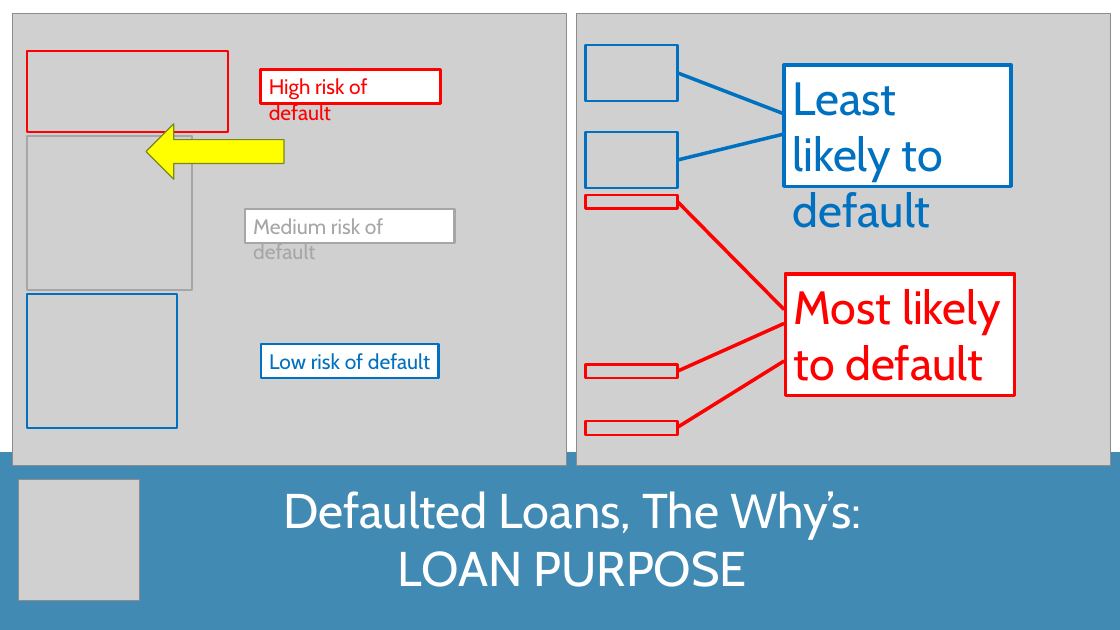
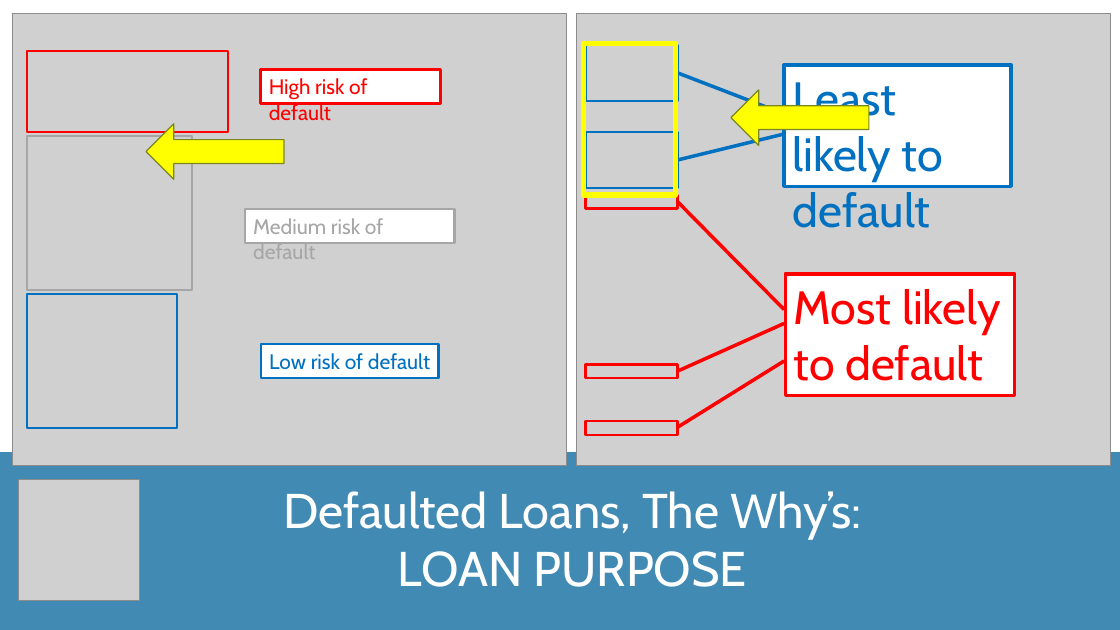
Before and after one commit to TomW49/final_proj_cc, a slide deck: slide 10 of documentation/loan_defaults_presentation.pptx. Drawn at 1120x630 pixels with LibreOffice and Linux fonts; fonts in the diff are those of the drawing; grey boxes stand for pictures. Boxes give left, top, right and bottom in pixels: in the first picture for what was removed or moved away, otherwise in the second. Text is boxed around its words. In the diff, an @@ line names an element or a change of style, - is before the commit and + after.

```diff
--- a/documentation/loan_defaults_presentation.pptx
+++ b/documentation/loan_defaults_presentation.pptx
@@ rectangle added at bbox=[583, 44, 675, 195], outline #FFFF00 4.5 pt @@
@@ right arrow added at bbox=[731, 90, 869, 145], fill #FFFF00, outline #7B871D 1 pt @@
```
Also in this commit, not shown: 5 other slides changed.
